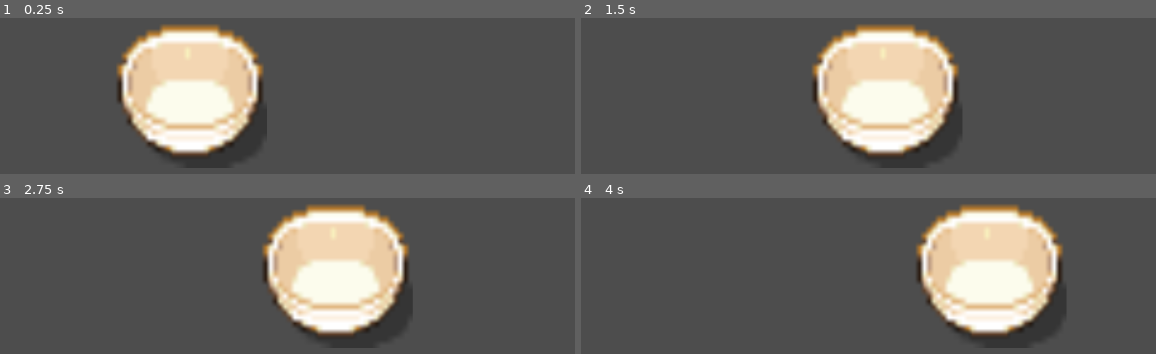
Above: before the commit, frames 1-4 (two rows, left to right).
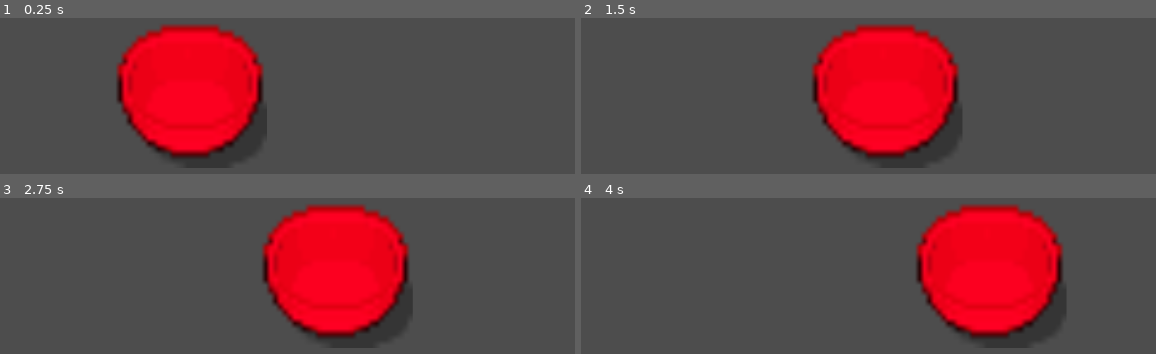
Above: after the commit, the same moments.

Repository: kfeng16/2D-Game-Repository
Game: Godot game, scene res://Main scene Kristine.tscn
Same seed, same stepped clock (60 frames per second), same inputs: the game is played once before the commit and once after it.
Inputs:
- Up to frame 1 (0.25 s): no input
- Up to frame 2 (1.5 s): tap Enter at 0.5 s; hold Right (ui_right) 0.53-1.28 s; hold Left (ui_left) from 1.28 s (still down)
- Up to frame 3 (2.75 s): release Left (ui_left) at 2.03 s; hold Right (ui_right) from 2.03 s (still down)
- Up to frame 4 (4 s): release Right (ui_right) at 3.53 s; hold Left (ui_left) from 3.53 s (still down)

The runs differ from the first frame. In frame 1, 17% of the frame differs, in the area x 20-46%, y 3-90%; in frame 2, 17%, in the area x 40-66%, y 3-90%; in frame 3, 17%; in frame 4, 17%.

Commit message:
Update Main scene Kristine.tscn
Red Bowl

Diff:
--- a/Lab 3/Main scene Kristine.tscn
+++ b/Lab 3/Main scene Kristine.tscn
@@ -1,12 +1,13 @@
 [gd_scene load_steps=3 format=3 uid="uid://3m2a58rhldv2"]
 
-[ext_resource type="Texture2D" uid="uid://25qayymeuapc" path="res://04_bowl.png" id="1_tennl"]
-[ext_resource type="Script" path="res://04Bowl.gd" id="2_gqrc3"]
+[ext_resource type="Texture2D" uid="uid://25qayymeuapc" path="res://04_bowl.png" id="1_mgxl3"]
+[ext_resource type="Script" path="res://04Bowl.gd" id="2_bqhi1"]
 
 [node name="Node2D" type="Node2D"]
 
 [node name="04Bowl" type="Sprite2D" parent="."]
+modulate = Color(1, 0, 0.137255, 1)
 position = Vector2(274, 441)
 scale = Vector2(6.9375, 7.875)
-texture = ExtResource("1_tennl")
-script = ExtResource("2_gqrc3")
+texture = ExtResource("1_mgxl3")
+script = ExtResource("2_bqhi1")
